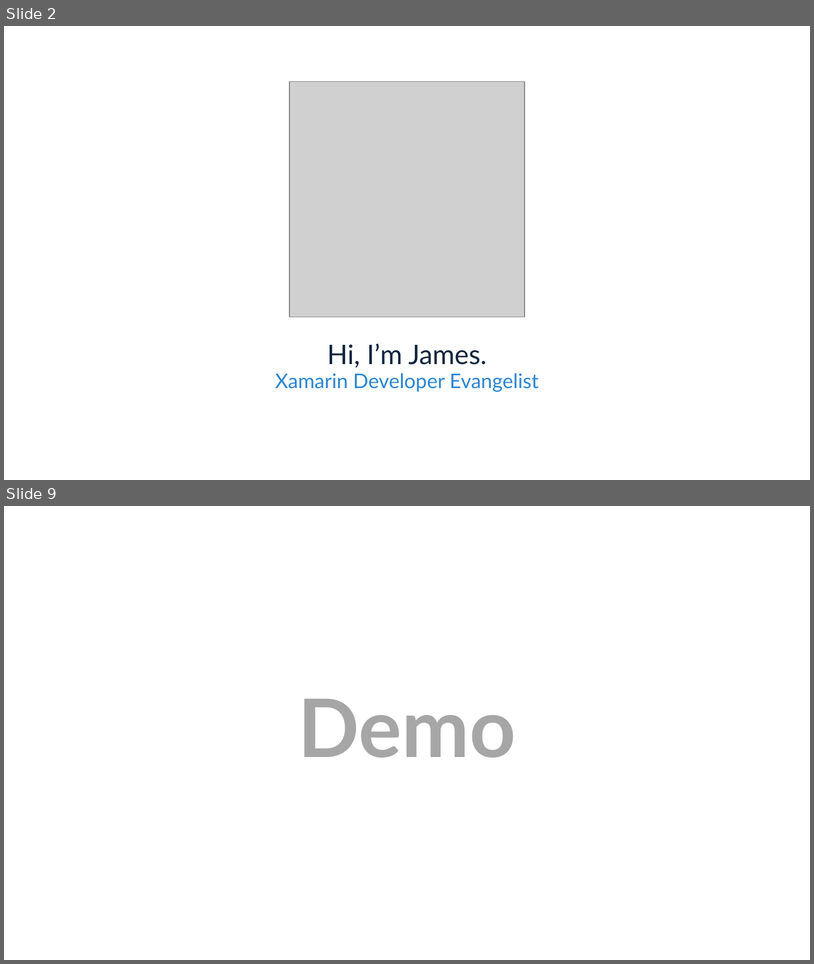
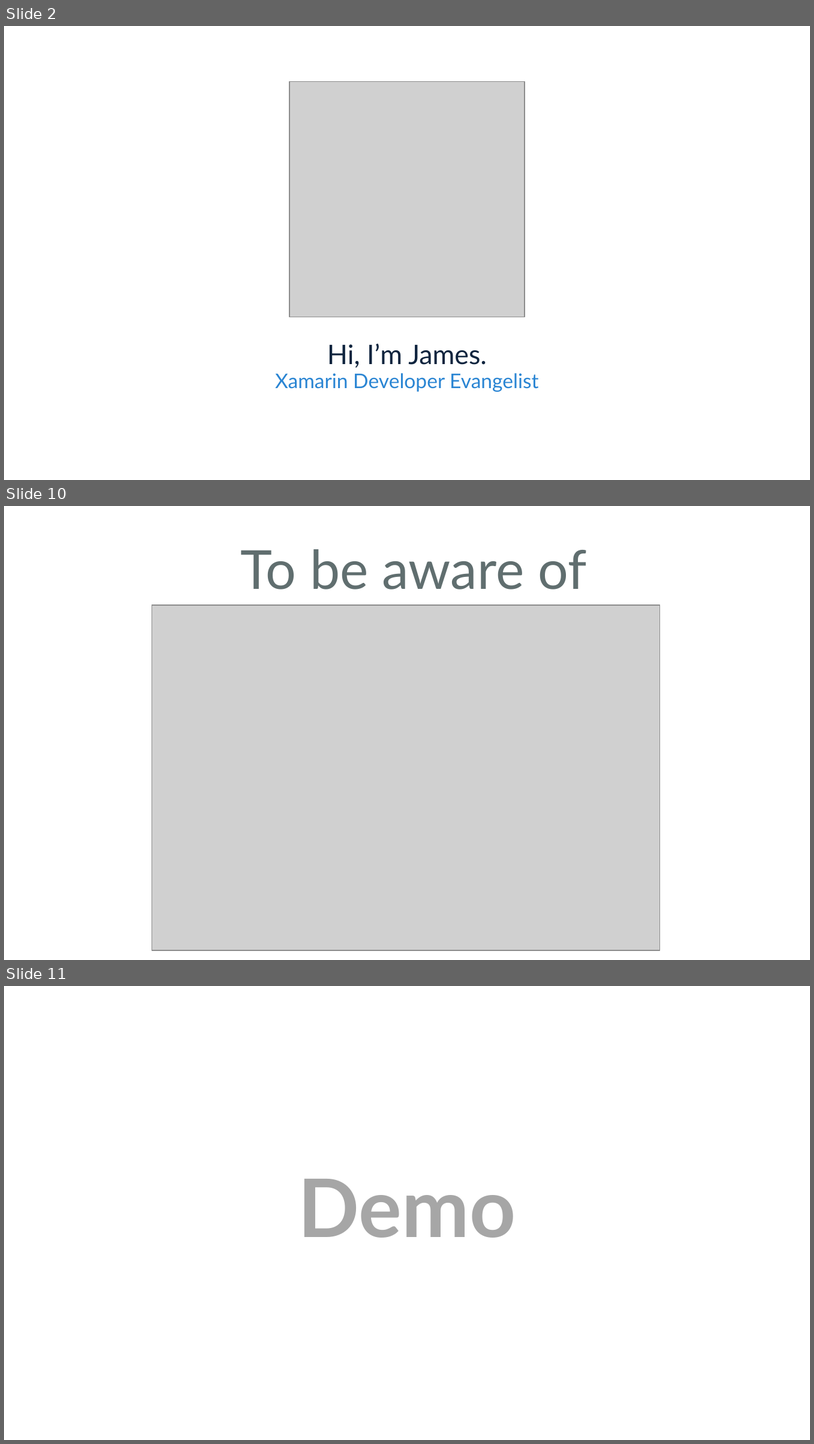
Before and after one commit to jamesmontemagno/PlanetXamarin, a slide deck: PCLinVS.ppt. Shown one above the other, each under a label of ours: slides 2 and 9 before the commit, slides 2, 10 and 11 after it; the slides between them are not shown. The pictures are 814x964 and 814x1444 pixels, drawn with LibreOffice and Linux fonts; fonts in the diff are those of the drawing; grey boxes stand for pictures; background and template pictures are left out. Boxes give left, top, right and bottom in pixels: in the first picture for what was removed or moved away, otherwise in the second. Text is boxed around its words. In the diff, an @@ line names an element or a change of style, - is before the commit and + after.

```diff
--- a/PCLinVS.ppt
+++ b/PCLinVS.ppt
@@ slide 10 added at [4, 506, 810, 960], background #FFFFFF @@
@@ text added at [241, 549, 587, 589], 48 pt, text #606E6F @@
+To be aware of
@@ picture added at [152, 605, 660, 951] @@
@@ what was slide 9 is now slide 11 @@
```
Also in this commit, not shown: 2 slides changed, 5 other slides added, 4 slides removed.
